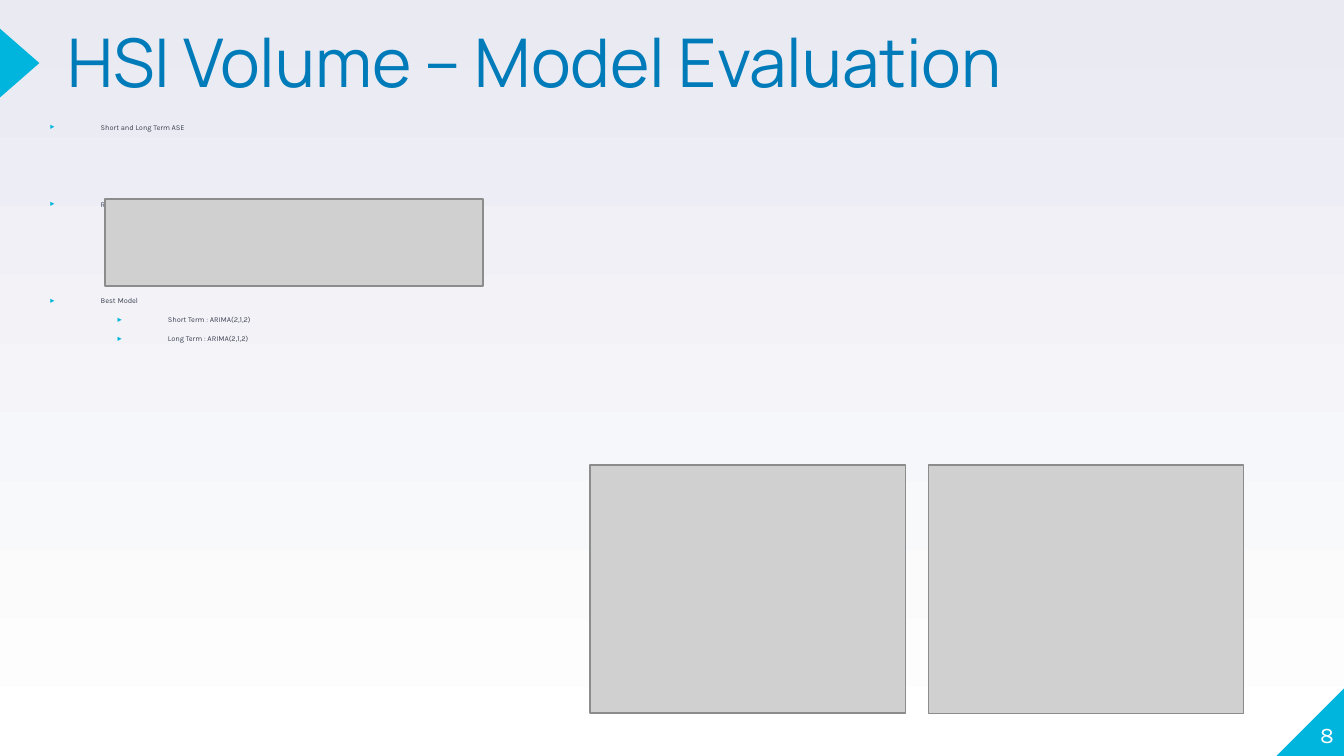
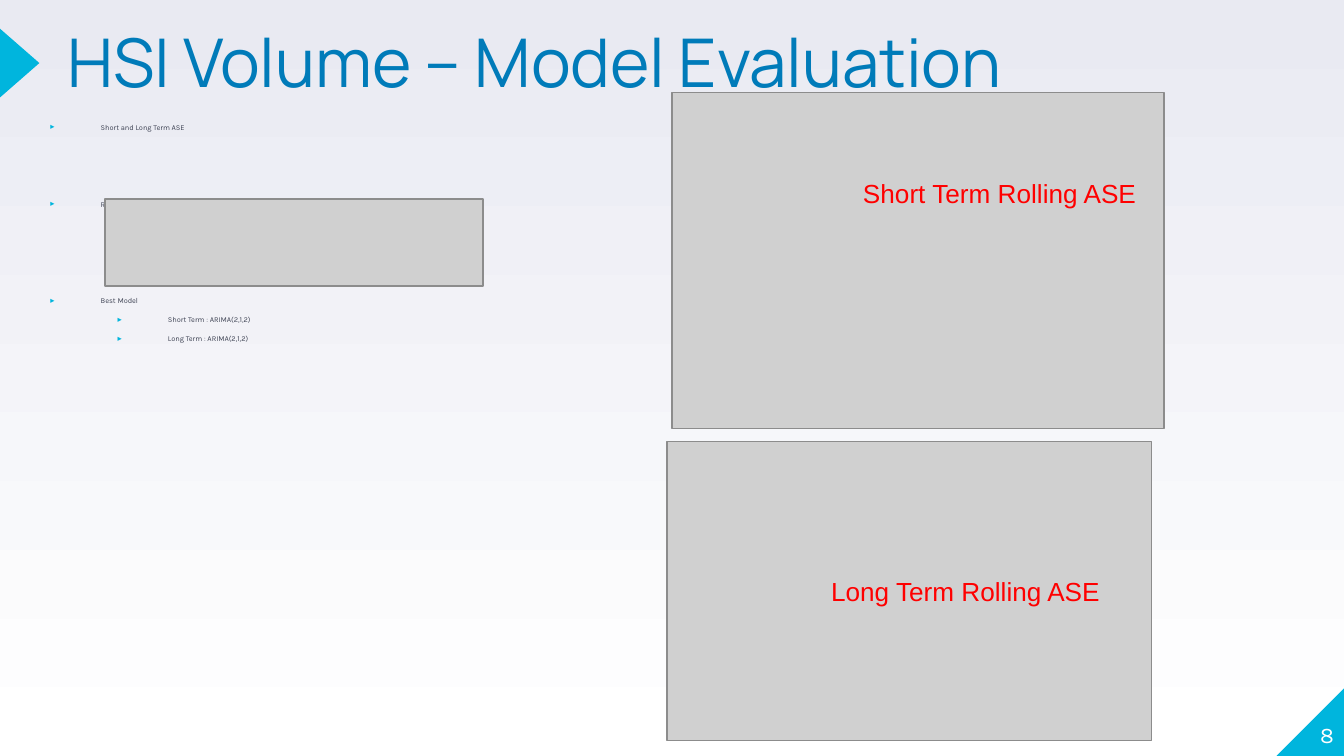
Before and after one commit to jherbaugh/MSDS6373_TS_Project, a slide deck: slide 8 of TS_6373_Project_Jason_Alexander.ppt. Drawn at 1344x756 pixels with LibreOffice and Linux fonts; fonts in the diff are those of the drawing; grey boxes stand for pictures. Boxes give left, top, right and bottom in pixels: in the first picture for what was removed or moved away, otherwise in the second. Text is boxed around its words. In the diff, an @@ line names an element or a change of style, - is before the commit and + after.

```diff
--- a/TS_6373_Project_Jason_Alexander.ppt
+++ b/TS_6373_Project_Jason_Alexander.ppt
@@ picture: place and size @@
-picture at box(929, 465, 1245, 714)
+picture at box(672, 93, 1164, 429)
@@ text added at box(863, 184, 1136, 209), 14 pt, text #FF0000 @@
+Short Term Rolling ASE
@@ picture: place and size @@
-picture at box(590, 465, 906, 714)
+picture at box(667, 442, 1152, 741)
@@ text added at box(831, 582, 1099, 607), 14 pt, text #FF0000 @@
+Long Term Rolling ASE
```
Also in this commit, not shown: 11 other slides changed, 1 slide added.
